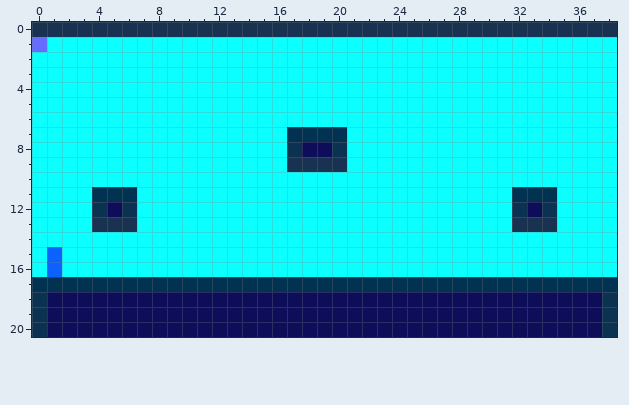
Pixel-art sprite: Global-Warning/res/lvls/3.png. Above: the version before the commit.
The file is 39x21 pixels. Colours within 5 levels of each other are drawn and written as one.
Once edited:
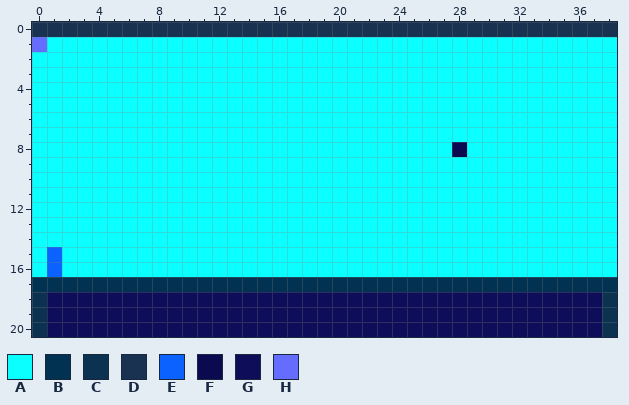
Palette (. is transparent): A #0bffff  B #013251  C #0c3251  D #193251  E #0b62ff  F #0b0a51  G #0d0d5a  H #646dff
Difference:
@@ x 0..38 @@
  6 AAAAAAAAAAAAAAAAAAAAAAAAAAAAAAAAAAAAAAA
- 7 AAAAAAAAAAAAAAAAABBBBAAAAAAAAAAAAAAAAAA
- 8 AAAAAAAAAAAAAAAAACGGCAAAAAAAAAAAAAAAAAA
- 9 AAAAAAAAAAAAAAAAADDDDAAAAAAAAAAAAAAAAAA
+ 7 AAAAAAAAAAAAAAAAAAAAAAAAAAAAAAAAAAAAAAA
+ 8 AAAAAAAAAAAAAAAAAAAAAAAAAAAAFAAAAAAAAAA
+ 9 AAAAAAAAAAAAAAAAAAAAAAAAAAAAAAAAAAAAAAA
 10 AAAAAAAAAAAAAAAAAAAAAAAAAAAAAAAAAAAAAAA
-11 AAAABBBAAAAAAAAAAAAAAAAAAAAAAAAABBBAAAA
-12 AAAACGCAAAAAAAAAAAAAAAAAAAAAAAAACGCAAAA
-13 AAAADDDAAAAAAAAAAAAAAAAAAAAAAAAADDDAAAA
+11 AAAAAAAAAAAAAAAAAAAAAAAAAAAAAAAAAAAAAAA
+12 AAAAAAAAAAAAAAAAAAAAAAAAAAAAAAAAAAAAAAA
+13 AAAAAAAAAAAAAAAAAAAAAAAAAAAAAAAAAAAAAAA
 14 AAAAAAAAAAAAAAAAAAAAAAAAAAAAAAAAAAAAAAA
Boxes around the changes in both pictures, in picture pixels (x1, y1, x2, y2):
changed: (287, 127, 347, 172)
changed: (452, 142, 557, 232)
changed: (92, 187, 137, 232)
